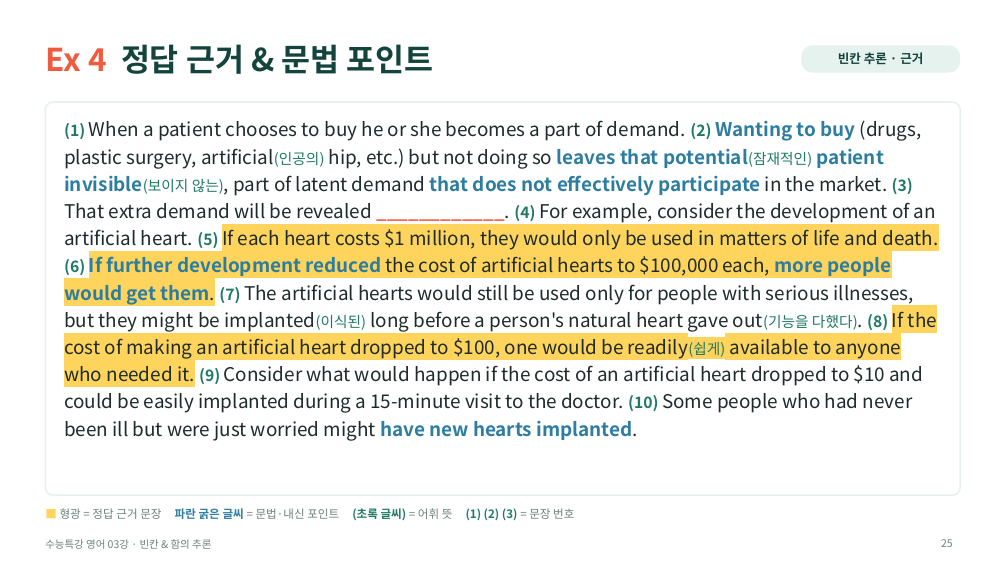
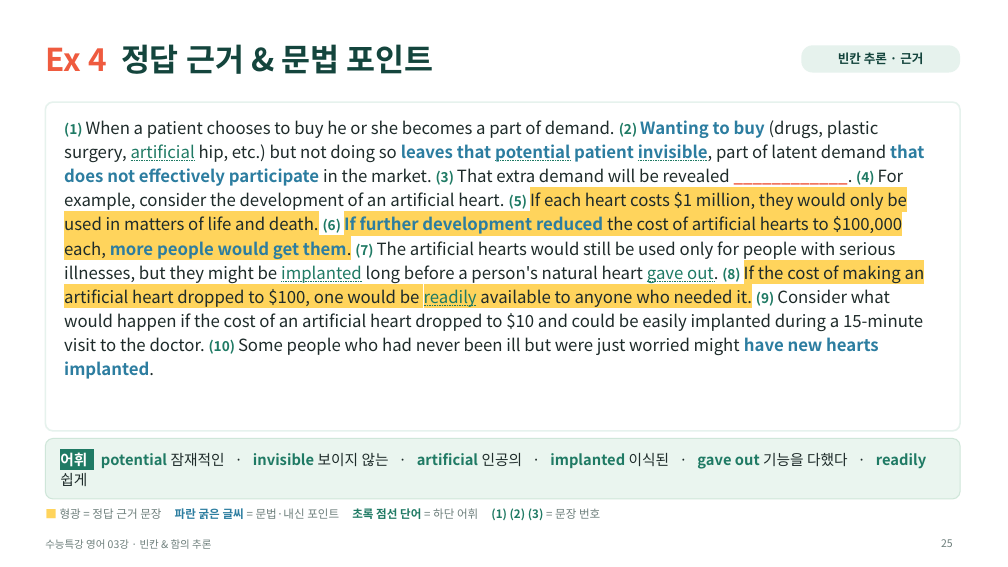
Before and after one commit to HUFSDavid/HUFSDavid, a slide deck: slide 25 of 수능특강_영어_03강_수업PPT.pptx. Drawn at 1008x567 pixels with LibreOffice and Linux fonts; fonts in the diff are those of the drawing. Boxes give left, top, right and bottom in pixels: in the first picture for what was removed or moved away, otherwise in the second. Text is boxed around its words. In the diff, an @@ line names an element or a change of style, - is before the commit and + after.

```diff
--- a/수능특강_영어_03강_수업PPT.pptx
+++ b/수능특강_영어_03강_수업PPT.pptx
@@ rounded rectangle: place and size @@
-rounded rectangle at (45,102,960,495)
+rounded rectangle at (45,102,960,431)
@@ rounded rectangle at (45,102,960,431): proportions changed @@
@@ text at (64,120,925,379): text changed; size 18 to 16 pt @@
-(1) When a patient chooses to buy he or she becomes a part of demand. (2) Wanting to buy (drugs, plastic surgery, artificial(인공의) hip, etc.) but not doing so leaves that potential(잠재적인) patient invisible(보이지 않는), part of latent demand that does not effectively participate in the market. (3) That extra demand will be revealed ____________. (4) For example, consider the development of an artificial heart. (5) If each heart costs $1 million, they would only be used in matters of life and death. (6) If further development reduced the cost of artificial hearts to $100,000 each, more people would get them. (7) The artificial hearts would still be used only for people with serious illnesses, but they might be implanted(이식된) long before a person's natural heart gave out(기능을 다했다). (8) If the cost of making an artificial heart dropped to $100, one would be readily(쉽게) available to anyone who needed it. (9) Consider what would happen if the cost of an artificial heart dropped to $10 and could be easily implanted during a 15-minute visit to the doctor. (10) Some people who had never been ill but were just worried might have new hearts implanted.
+(1) When a patient chooses to buy he or she becomes a part of demand. (2) Wanting to buy (drugs, plastic surgery, artificial hip, etc.) but not doing so leaves that potential patient invisible, part of latent demand that does not effectively participate in the market. (3) That extra demand will be revealed ____________. (4) For example, consider the development of an artificial heart. (5) If each heart costs $1 million, they would only be used in matters of life and death. (6) If further development reduced the cost of artificial hearts to $100,000 each, more people would get them. (7) The artificial hearts would still be used only for people with serious illnesses, but they might be implanted long before a person's natural heart gave out. (8) If the cost of making an artificial heart dropped to $100, one would be readily available to anyone who needed it. (9) Consider what would happen if the cost of an artificial heart dropped to $10 and could be easily implanted during a 15-minute visit to the doctor. (10) Some people who had never been ill but were just worried might have new hearts implanted.
@@ rounded rectangle added at (45,439,960,499), fill #EAF5EF, outline #CFE6D9 1 pt @@
@@ text added at (60,452,926,486), 14 pt, text #1F7A64, bold @@
+어휘 potential 잠재적인 · invisible 보이지 않는 · artificial 인공의 · implanted 이식된 · gave out 기능을 다했다 · readily 쉽게
@@ text at (60,508,600,520): text changed @@
-■ 형광 = 정답 근거 문장 파란 굵은 글씨 = 문법·내신 포인트 (초록 글씨) = 어휘 뜻 (1) (2) (3) = 문장 번호
+■ 형광 = 정답 근거 문장 파란 굵은 글씨 = 문법·내신 포인트 초록 점선 단어 = 하단 어휘 (1) (2) (3) = 문장 번호
```
Also in this commit, not shown: 11 other slides changed.
